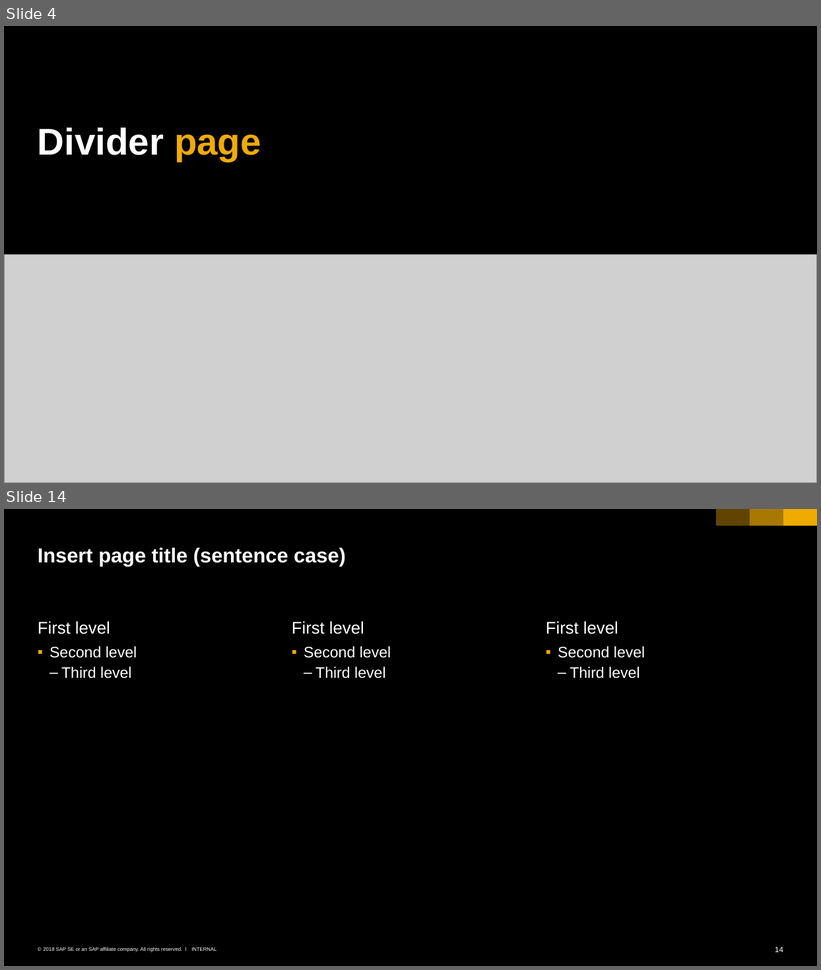
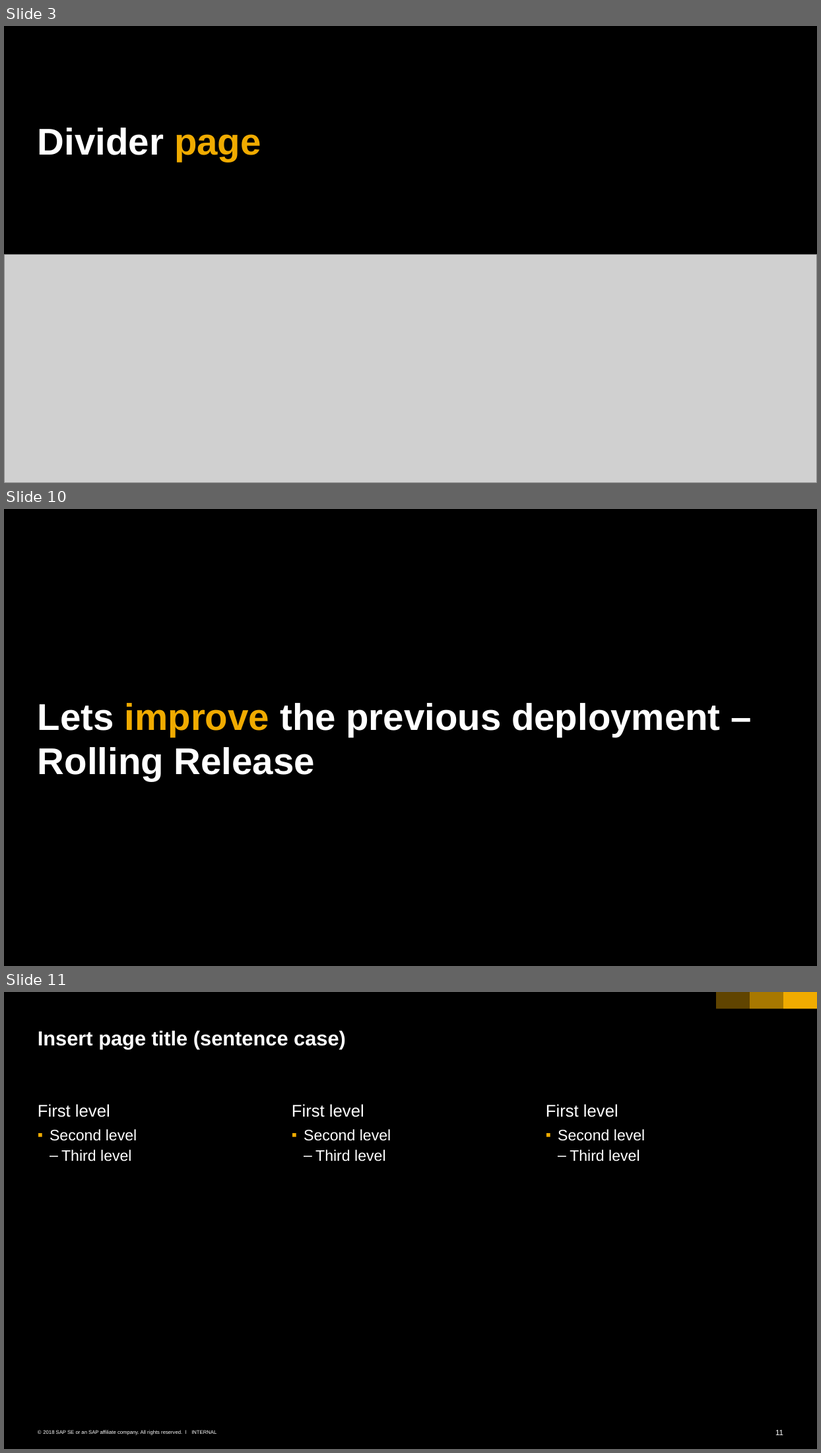
Before and after one commit to HackYourCareer/201805_HYC-devops-community_chapter2, a slide deck: presentation/dc_c2.pptx. Shown one above the other, each under a label of ours: slides 4 and 14 before the commit, slides 3, 10 and 11 after it; the slides between them are not shown. The pictures are 821x970 and 821x1453 pixels, drawn with LibreOffice and Linux fonts; fonts in the diff are those of the drawing; grey boxes stand for pictures. Boxes give left, top, right and bottom in pixels: in the first picture for what was removed or moved away, otherwise in the second. Text is boxed around its words. In the diff, an @@ line names an element or a change of style, - is before the commit and + after.

Commit message:
Create charts for deployments, adding helm presentation parts

```diff
--- a/presentation/dc_c2.pptx
+++ b/presentation/dc_c2.pptx
@@ slide 10 added at <box>4,509,817,966</box>, background #000000 @@
@@ title added at <box>38,703,720,782</box>, 44 pt, text #FFFFFF, bold @@
+Lets improve the previous deployment – Rolling Release
@@ what was slide 4 is now slide 3 @@
@@ what was slide 14 is now slide 11 @@
@@ page number at <box>776,1430,783,1436</box>: text changed @@
-14
+11
```
Also in this commit, not shown: 1 slide changed, 5 other slides added, 9 slides removed, 17 other files.
